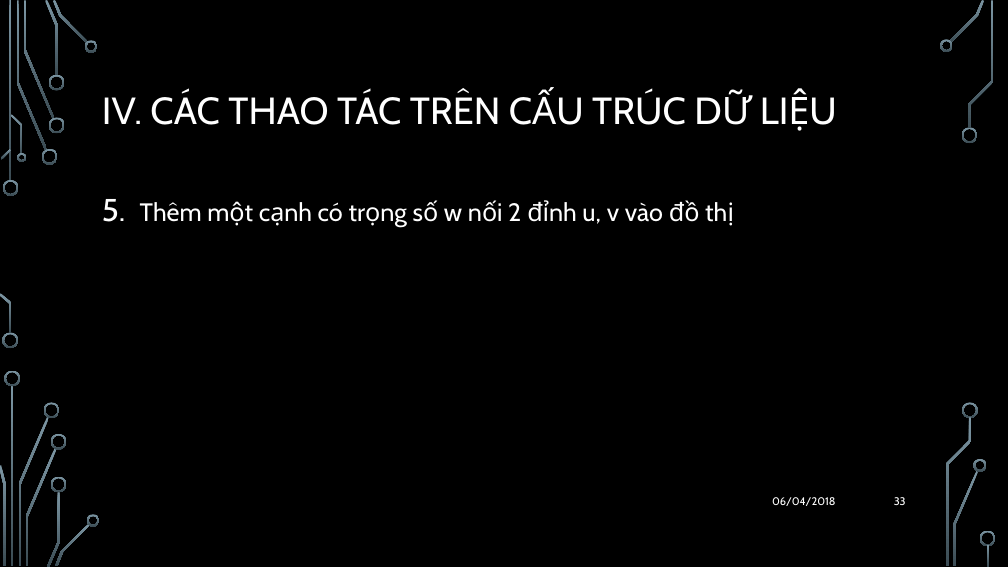
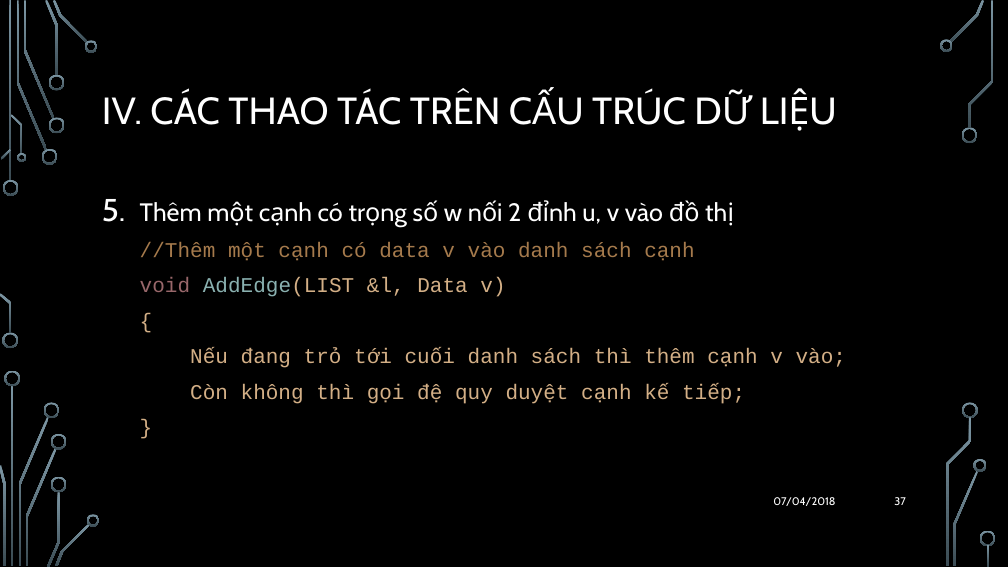
Before and after one commit to quocthang0507/CTDL-TG2, a slide deck: slide 37 of BaoCao/ThuyetTrinh.pptx (slide 33 before the commit). Drawn at 1008x567 pixels with LibreOffice and Linux fonts; fonts in the diff are those of the drawing; background and template pictures are left out. Boxes give left, top, right and bottom in pixels: in the first picture for what was removed or moved away, otherwise in the second. Text is boxed around its words. In the diff, an @@ line names an element or a change of style, - is before the commit and + after.

```diff
--- a/BaoCao/ThuyetTrinh.pptx
+++ b/BaoCao/ThuyetTrinh.pptx
@@ text at (x1=140, y1=242, x2=846, y2=404): paragraphs added @@
+  //Thêm một cạnh có data v vào danh sách cạnh
+  void AddEdge(LIST &l, Data v)
+  {
+  Nếu đang trỏ tới cuối danh sách thì thêm cạnh v vào;
+  Còn không thì gọi đệ quy duyệt cạnh kế tiếp;
+  }
@@ text at (x1=773, y1=497, x2=835, y2=506): text changed @@
-06/04/2018
+07/04/2018
@@ page number at (x1=894, y1=497, x2=906, y2=505): text changed @@
-33
+37
```
Also in this commit, not shown: 44 other slides changed, 9 slides added, 3 other files.
